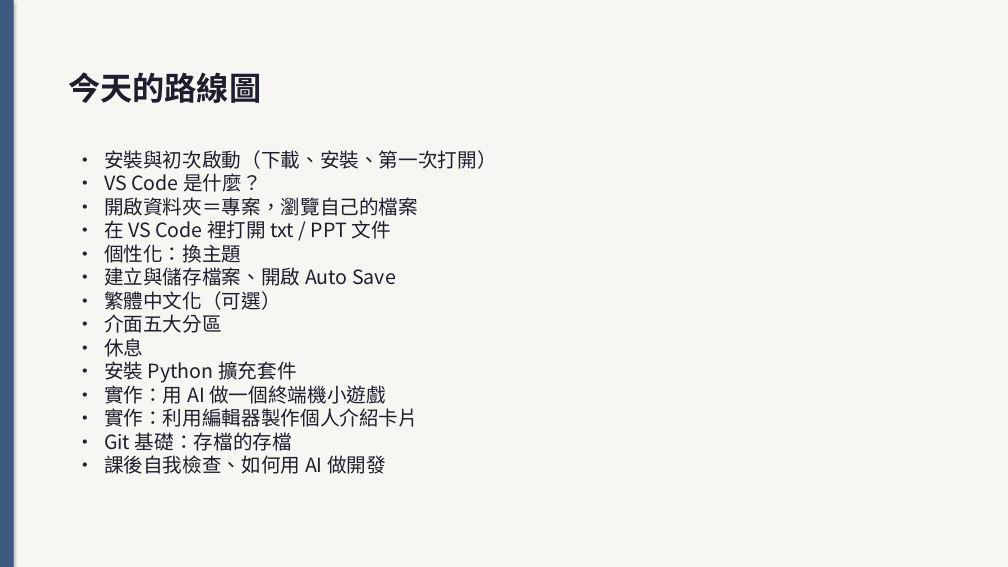
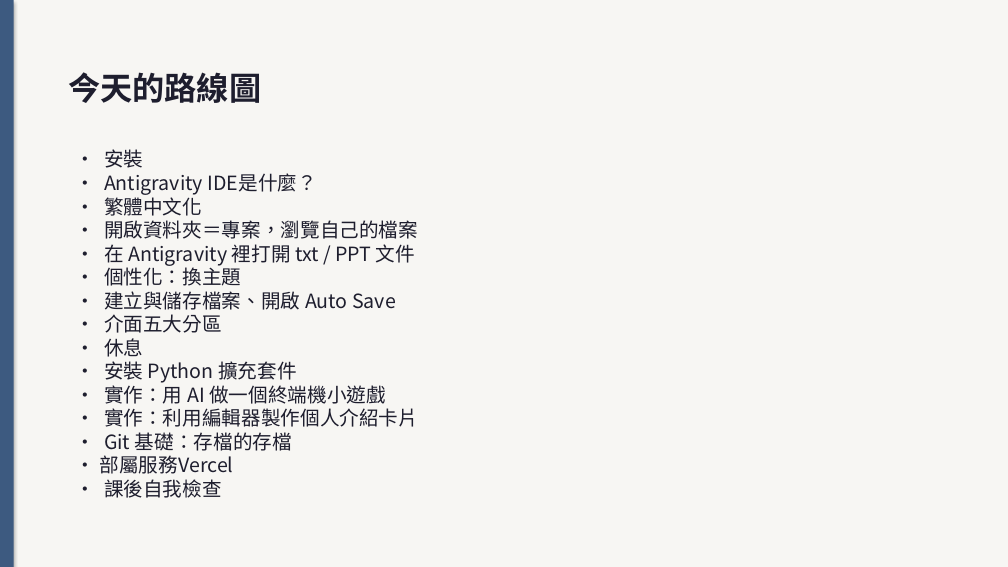
Before and after one commit to bobhsu408/vscode, a slide deck: slide 4 of jo6bj03284504t_6g4a83.pptx (slide 2 before the commit). Drawn at 1008x567 pixels with LibreOffice and Linux fonts; fonts in the diff are those of the drawing. Boxes give left, top, right and bottom in pixels: in the first picture for what was removed or moved away, otherwise in the second. Text is boxed around its words. In the diff, an @@ line names an element or a change of style, - is before the commit and + after.

```diff
--- a/jo6bj03284504t_6g4a83.pptx
+++ b/jo6bj03284504t_6g4a83.pptx
@@ text at box(104, 149, 318, 216): text changed @@
-• 安裝與初次啟動（下載、安裝、第一次打開）
-• VS Code 是什麼？
+• 安裝
+• Antigravity IDE是什麼？
+• 繁體中文化
@@ text at box(104, 244, 415, 266): text changed @@
-• 在 VS Code 裡打開 txt / PPT 文件
+• 在 Antigravity 裡打開 txt / PPT 文件
@@ text at box(104, 291, 281, 310): paragraph removed @@
-• 繁體中文化（可選）
@@ text at box(100, 455, 234, 498): text changed @@
-• 課後自我檢查、如何用 AI 做開發
+• 部屬服務Vercel
+• 課後自我檢查
```
Also in this commit, not shown: 39 other slides changed, 23 slides added, 9 slides removed, 11 other files.
